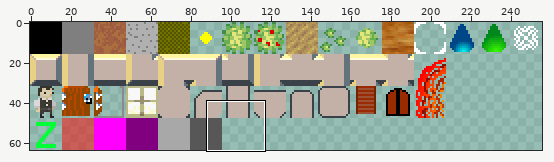
Sprite sheet, stored at gfx/tinytile.png. The picture above shows the old version from afar; the outline marks the close-up.
Close-up. Earlier state:
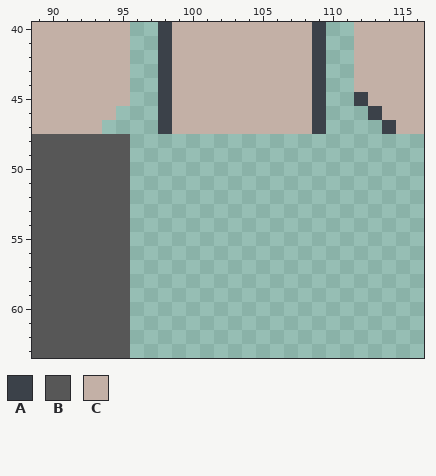
The file is 256x64 pixels. Pixels under 10% opacity are left out. Colours within 5 levels of each other are drawn and written as one. Shown: x 89..116, y 40..63.
Palette (. is transparent): A #3b4149  B #575757  C #c3b0a6
Pixels before, first column x 89:
40 CCCCCCC..ACCCCCCCCCCA..CCCCC
41 CCCCCCC..ACCCCCCCCCCA..CCCCC
42 CCCCCCC..ACCCCCCCCCCA..CCCCC
43 CCCCCCC..ACCCCCCCCCCA..CCCCC
44 CCCCCCC..ACCCCCCCCCCA..CCCCC
45 CCCCCCC..ACCCCCCCCCCA..ACCCC
46 CCCCCC...ACCCCCCCCCCA...ACCC
47 CCCCC....ACCCCCCCCCCA....ACC
48 BBBBBBB.....................
49 BBBBBBB.....................
50 BBBBBBB.....................
51 BBBBBBB.....................
52 BBBBBBB.....................
53 BBBBBBB.....................
54 BBBBBBB.....................
55 BBBBBBB.....................
56 BBBBBBB.....................
57 BBBBBBB.....................
58 BBBBBBB.....................
59 BBBBBBB.....................
60 BBBBBBB.....................
61 BBBBBBB.....................
62 BBBBBBB.....................
63 BBBBBBB.....................
The result:
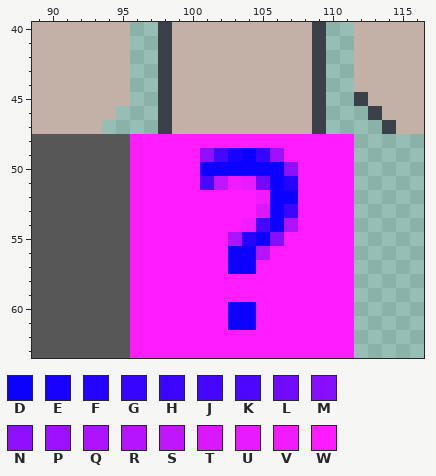
Colours new in this view: D #0c00ff  E #1901ff  F #2503ff  G #3605ff  H #3c05ff  J #4506ff  K #4c07ff  L #700bff  M #880eff  N #8f0fff  P #9d11ff  Q #ad13ff  R #b614ff  S #c015ff  T #db18ff  U #e81aff  V #f11bff  W #ff1dff
The edit:
y 48: x 96..111 ................ -> WWWWWWWWWWWWWWWW
y 49: x 96..111 ................ -> WWWWWNJEDGPWWWWW
y 50: x 96..111 ................ -> WWWWWDDDDDDNWWWW
y 51: x 96..111 ................ -> WWWWWKSVULDFWWWW
y 52: x 96..111 ................ -> WWWWWWWWWVDDWWWW
y 53: x 96..111 ................ -> WWWWWWWWWTDHWWWW
y 54: x 96..111 ................ -> WWWWWWWWVJDQWWWW
y 55: x 96..111 ................ -> WWWWWWWQFDMWWWWW
y 56: x 96..111 ................ -> WWWWWWWDDRWWWWWW
y 57: x 96..111 ................ -> WWWWWWWDDWWWWWWW
y 58..59: x 96..111 ................ -> WWWWWWWWWWWWWWWW
y 60..61: x 96..111 ................ -> WWWWWWWDDWWWWWWW
y 62..63: x 96..111 ................ -> WWWWWWWWWWWWWWWW
